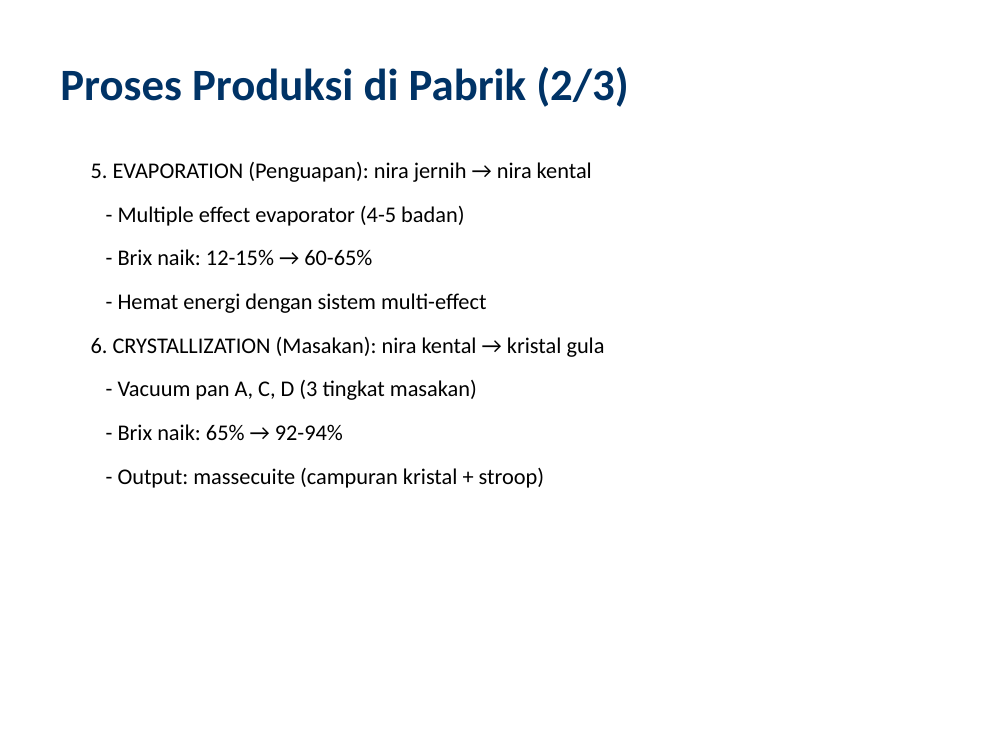
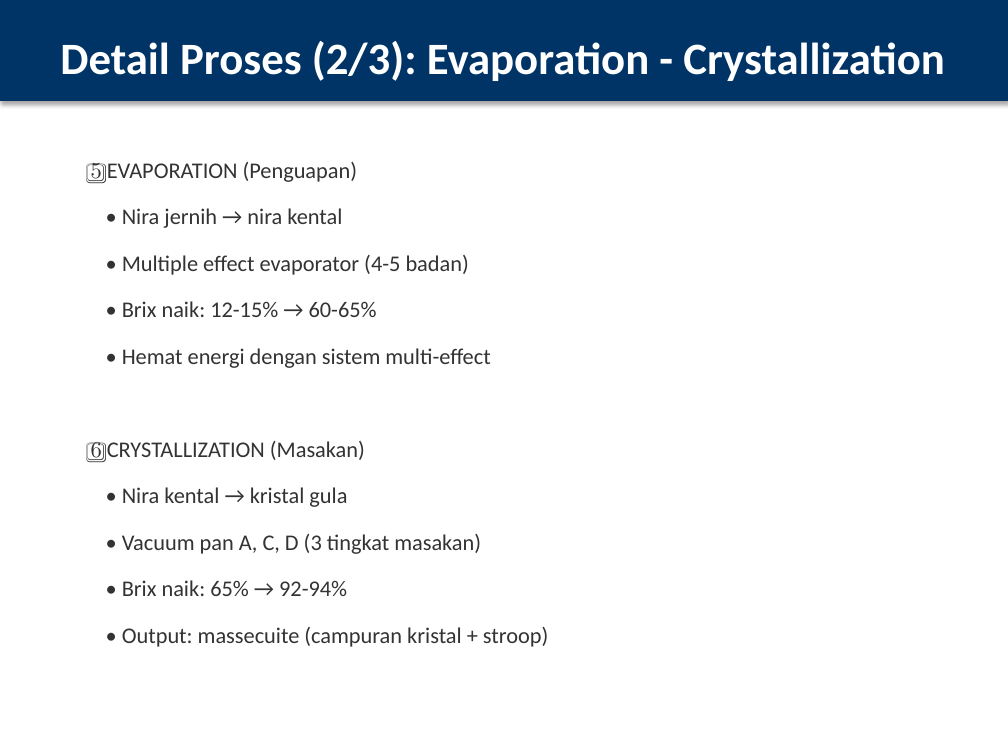
Before and after one commit to thereaintnocheaphappiness-cmyk/buat-tugas, a slide deck: slide 7 of PPT_Overview_Pabrik_Gula_IMPROVED.pptx (slide 6 before the commit). Drawn at 1008x756 pixels with LibreOffice and Linux fonts; fonts in the diff are those of the drawing. Boxes give left, top, right and bottom in pixels: in the first picture for what was removed or moved away, otherwise in the second. Text is boxed around its words. In the diff, an @@ line names an element or a change of style, - is before the commit and + after.

```diff
--- a/PPT_Overview_Pabrik_Gula_IMPROVED.pptx
+++ b/PPT_Overview_Pabrik_Gula_IMPROVED.pptx
@@ rectangle added at box(0, 0, 1008, 101), fill #003366, outline #003366 0.75 pt @@
@@ text at box(60, 41, 945, 81): text changed; text colour #003366 to #FFFFFF @@
-Proses Produksi di Pabrik (2/3)
+Detail Proses (2/3): Evaporation - Crystallization
@@ text at box(91, 162, 548, 647): text changed; text colour #000000 to #333333 @@
-5. EVAPORATION (Penguapan): nira jernih → nira kental
-- Multiple effect evaporator (4-5 badan)
-- Brix naik: 12-15% → 60-65%
-- Hemat energi dengan sistem multi-effect
-6. CRYSTALLIZATION (Masakan): nira kental → kristal gula
-- Vacuum pan A, C, D (3 tingkat masakan)
-- Brix naik: 65% → 92-94%
-- Output: massecuite (campuran kristal + stroop)
+5️⃣ EVAPORATION (Penguapan)
+• Nira jernih → nira kental
+• Multiple effect evaporator (4-5 badan)
+• Brix naik: 12-15% → 60-65%
+• Hemat energi dengan sistem multi-effect
+6️⃣ CRYSTALLIZATION (Masakan)
+• Nira kental → kristal gula
+• Vacuum pan A, C, D (3 tingkat masakan)
+• Brix naik: 65% → 92-94%
+• Output: massecuite (campuran kristal + stroop)
```
Also in this commit, not shown: 15 other slides changed, 2 slides added, 1 slide removed.
